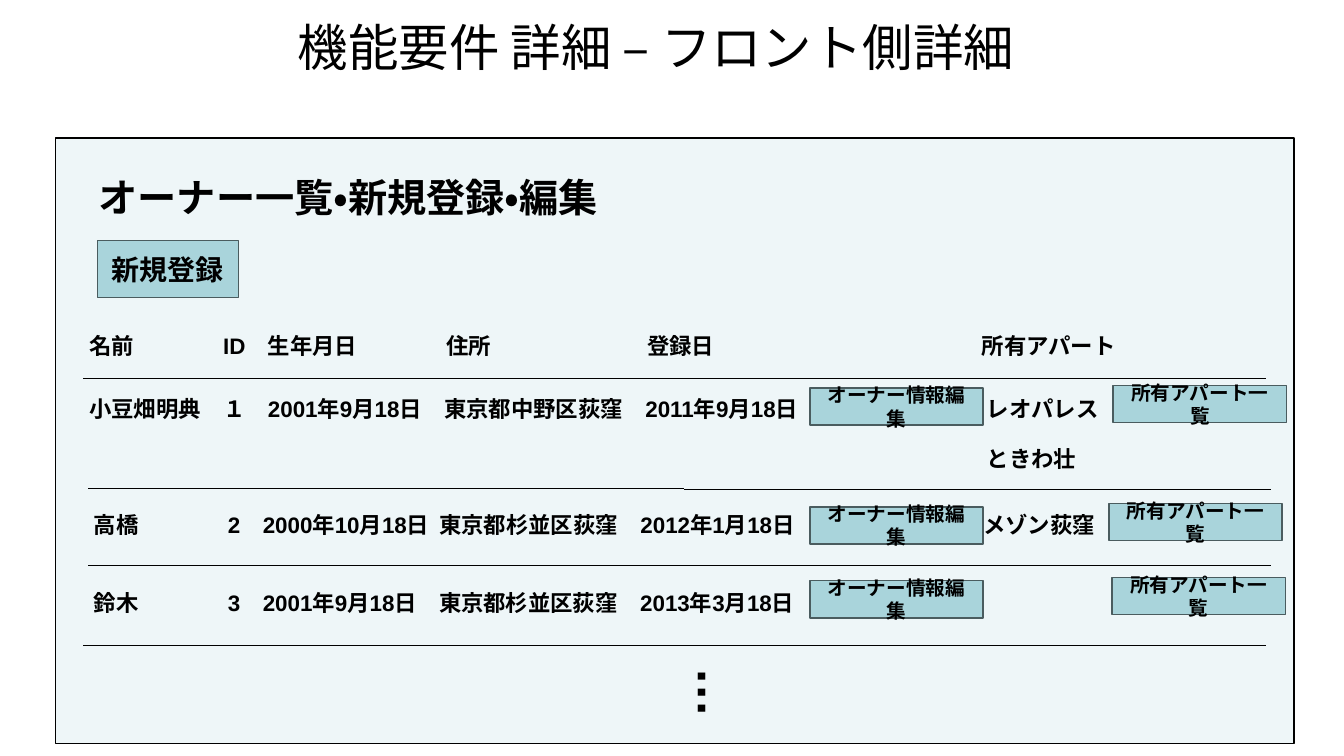
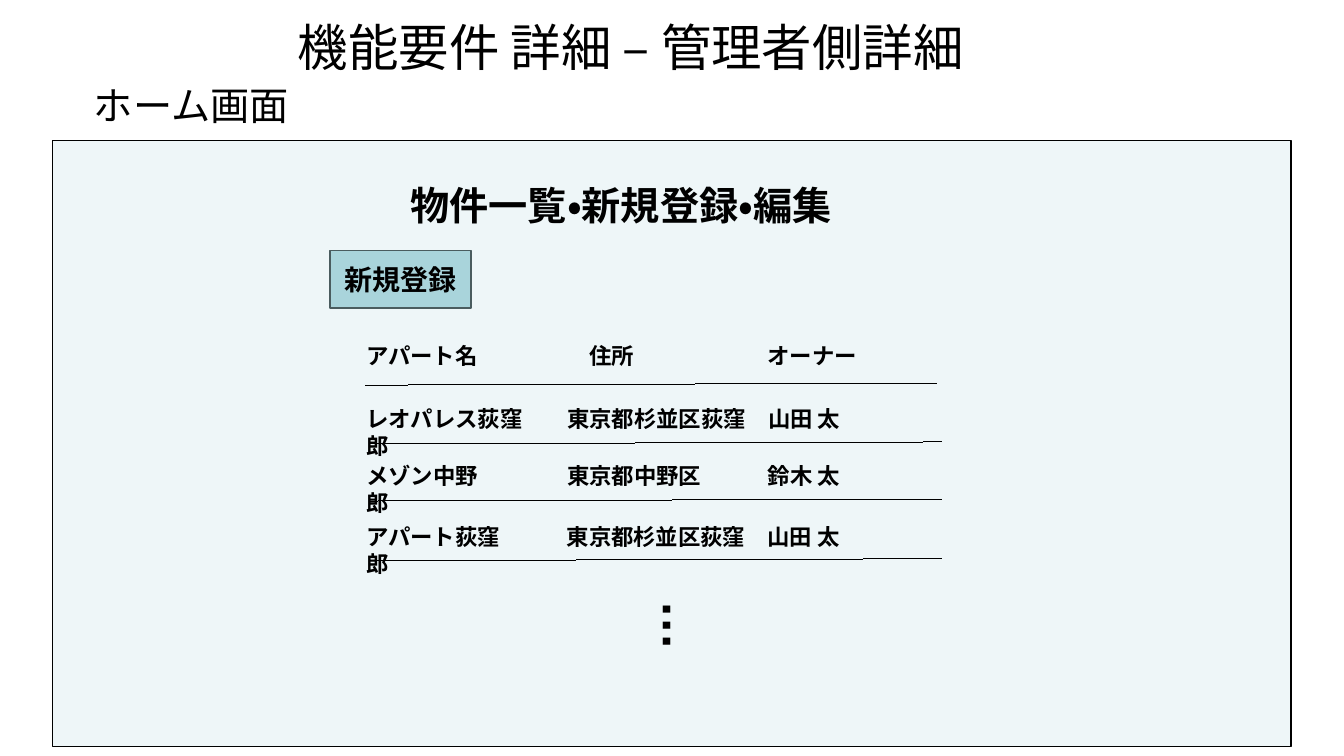
Before and after one commit to akikun918/apart-management-system, a slide deck: slide 13 of 要件定義書.pptx. Drawn at 1344x756 pixels with LibreOffice and Linux fonts; fonts in the diff are those of the drawing. Boxes give left, top, right and bottom in pixels: in the first picture for what was removed or moved away, otherwise in the second. Text is boxed around its words. In the diff, an @@ line names an element or a change of style, - is before the commit and + after.

```diff
--- a/要件定義書.pptx
+++ b/要件定義書.pptx
@@ text at (298,23,963,70): text changed @@
-機能要件 詳細 – フロント側詳細
+機能要件 詳細 – 管理者側詳細
@@ text added at (94,89,289,123), 28 pt, text #000000 @@
+ホーム画面
@@ text at (410,186,831,224): text changed @@
-オーナー一覧・新規登録・編集
+物件一覧・新規登録・編集
@@ rectangle "新規登録": place and size @@
-rectangle "新規登録" at (98,240,239,297)
+rectangle "新規登録" at (331,251,472,309)
@@ text removed at (89,335,1116,356) @@
-名前 ID 生年月日 住所 登録日 所有アパート
@@ text added at (366,345,857,366), 16 pt, text #000000, bold @@
+アパート名 住所 オーナー
@@ line moved from (84, 378) - (1266, 378) to (366, 385) - (937, 383) @@
@@ rectangle removed at (810,388,983,425) @@
-オーナー情報編集
@@ rectangle removed at (1113,385,1287,422) @@
-所有アパート一覧
@@ text removed at (89,398,1099,419) @@
-小豆畑明典 １ 2001年9月18日 東京都中野区荻窪 2011年9月18日 レオパレス
@@ text added at (366,408,840,429), 16 pt, text #000000, bold @@
+レオパレス荻窪 東京都杉並区荻窪 山田 太郎
@@ line added from (371, 444) to (942, 442), #000000 0 pt @@
@@ text removed at (987,448,1076,469) @@
-ときわ壮
@@ text added at (366,464,840,486), 16 pt, text #000000, bold @@
+メゾン中野 東京都中野区 鈴木 太郎
@@ line moved from (89, 489) - (1271, 489) to (371, 501) - (942, 499) @@
@@ rectangle removed at (810,507,983,544) @@
-オーナー情報編集
@@ rectangle removed at (1109,503,1282,540) @@
-所有アパート一覧
@@ text removed at (94,510,1095,538) @@
-高橋 2 2000年10月18日 東京都杉並区荻窪 2012年1月18日 メゾン荻窪
@@ text at (366,526,839,547): text changed @@
-鈴木 3 2001年9月18日 東京都杉並区荻窪 2013年3月18日
+アパート荻窪 東京都杉並区荻窪 山田 太郎
@@ line moved from (89, 566) - (1271, 566) to (371, 561) - (942, 559) @@
@@ text "…": place and size @@
-text "…" at (673,658,754,724)
+text "…" at (637,591,719,656)
@@ rectangle removed at (810,581,983,618) @@
-オーナー情報編集
@@ rectangle removed at (1112,578,1286,615) @@
-所有アパート一覧
@@ line removed from (84, 645) to (1266, 646) @@
```
Also in this commit, not shown: 6 other slides changed, 1 slide added, 1 slide removed, 1 other file.
